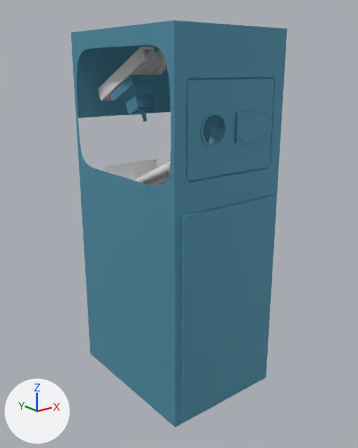
The Blender file ATM SAMPAH Blender/atm sampah v3.1/ATM SAMPAH - v3.1.blend: old version first, new version second.
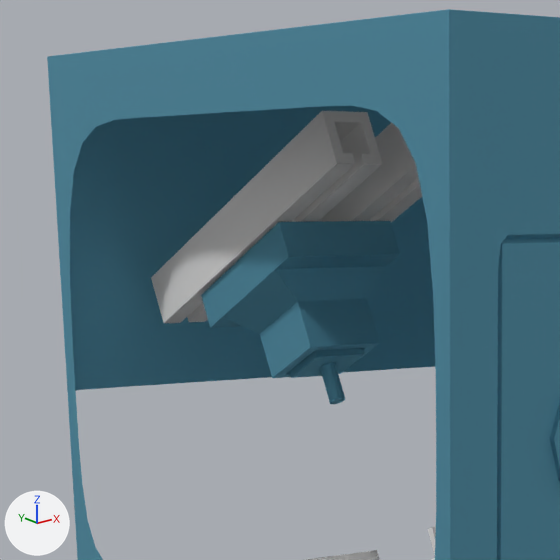
Each version appears first whole from a camera (50 mm lens) standing at (-1.2, -1.461, 1.281) and looking at (0.005, 0.046, 0.678), and next in a close-up on the part from 16% to 57% of the width and 4% to 36% of the height. Lighting does not change. The marker at lower left points along +X, +Y and +Z.

Objects in the first close-up: 'Cover Body', 'Cover Body.004', 'Cover Body.007', 'Cover Body.008', 'Cube.008', 'Cube.011'.
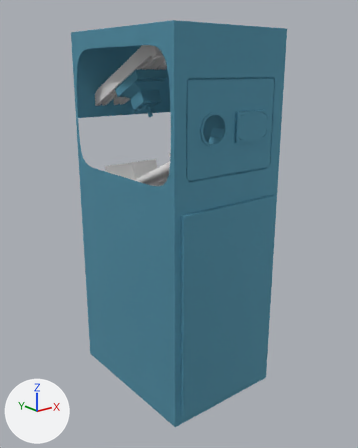
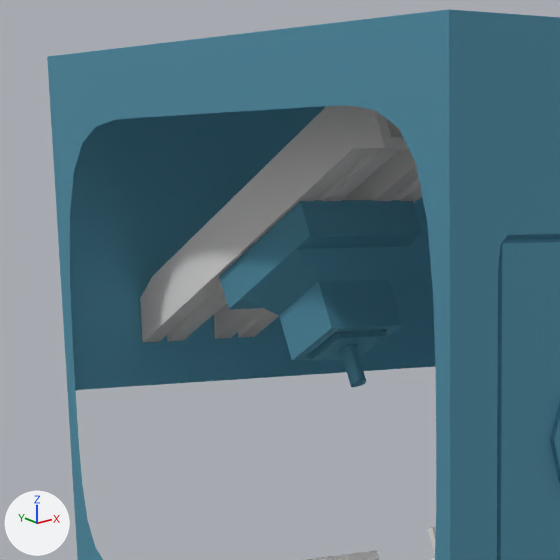
ob_barcode_scanner is not drawn itself; it is the parent of ob_cover_body_004, ob_cover_body_007, ob_barcode_scanner_001, ob_cover_body_008, ob_cube_009, ob_cube_010, ob_cube_012, ob_cube_013.

The edits, one by one:
me_cube_027 is used by ob_cube_008; parent ob_cube_011; location (-0.0911, 0.196, 1.257); rotation (0.0, -2.693, 1.571), in degrees (0, -154, 90).
me_cube_027 had 64 vertices, 62 faces and spanned x -0.176..0.176, y 0.019..0.069, z -0.024..0.026.
me_cube_027 now has 160 vertices, 158 faces and spans x -0.227..0.247, y 0.019..0.069, z -0.024..0.047.
me_cube_027 part 1: 32 vertices moved from x -0.176, y 0.019..0.069, z -0.024..0.026 to x -0.173, y 0.019..0.069, z -0.024..0.026; 32 vertices added at x -0.227..-0.207, y 0.019..0.069, z -0.015..0.026.
me_cube_027 part 2: 64 vertices added at x 0.204..0.247, y 0.019..0.069, z -0.024..0.047.
me_cube_030 is used by ob_cube_011; location (-0.091, 0.196, 1.257); rotation (-3.142, -0.449, -1.571), in degrees (-180, -26, -90).
me_cube_030 had 64 vertices, 62 faces and spanned x -0.176..0.176, y -0.069..-0.019, z -0.024..0.026.
me_cube_030 now has 160 vertices, 158 faces and spans x -0.227..0.247, y -0.069..-0.019, z -0.024..0.047.
me_cube_030 part 3: 32 vertices moved from x -0.176, y -0.069..-0.019, z -0.024..0.026 to x -0.173, y -0.069..-0.019, z -0.024..0.026; 32 vertices added at x -0.227..-0.207, y -0.069..-0.019, z -0.015..0.026.
Object 'Barcode Scanner' (ob_barcode_scanner) moves from (-0.0911, 0.0985, 1.035) to (-0.0911, 0.0626, 1.054).

Pixel boxes [x1, y1, x2, y2] of what changed, in the close-ups (560 x 560 px; the box of a moved part takes in the faces that stretch with it):
'Cover Body.008', moved
    before: [201, 221, 400, 378]
    after: [219, 200, 422, 361]
'Cube.008', reshaped
    before: [151, 111, 382, 323]
    after: [140, 106, 408, 343]
'Cube.011', reshaped
    before: [319, 123, 422, 222]
    after: [214, 149, 422, 339]
'Cover Body.007', moved
    before: [290, 348, 364, 378]
    after: [310, 330, 385, 360]
'Cover Body.004', moved
    before: [320, 362, 345, 404]
    after: [340, 344, 366, 387]
part 1 of me_cube_027, moved or reshaped
    before: [151, 111, 370, 323]
    after: [140, 111, 363, 343]
part 2 of me_cube_027, added
    after: [322, 106, 408, 164]
